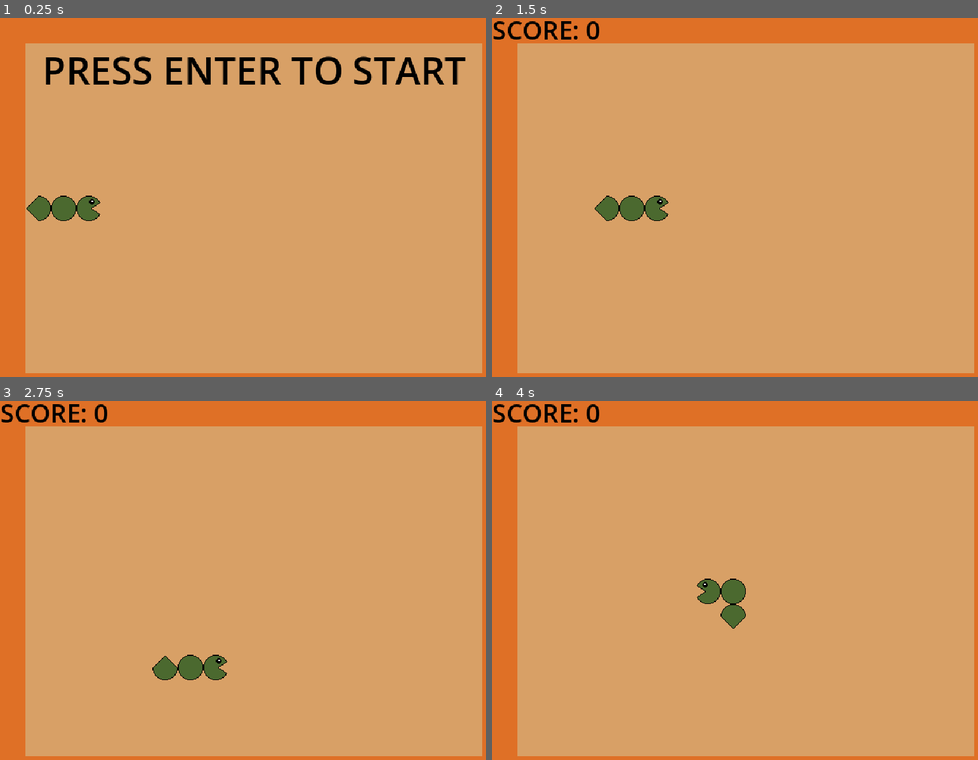
Above: before the commit, frames 1-4 (two rows, left to right).
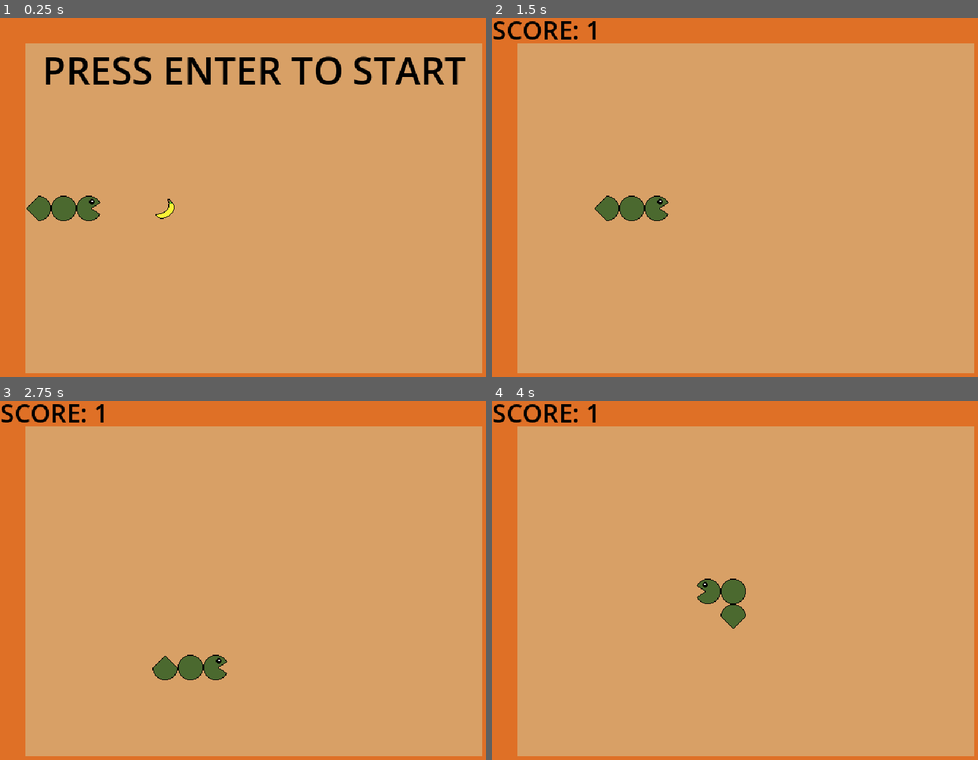
Above: after the commit, the same moments.

Repository: tkrippes/the-diabetic-pac-snake
Game: Godot game, scene res://scenes/main.tscn
Same seed, same stepped clock (60 frames per second), same inputs: the game is played once before the commit and once after it.
Inputs:
- Up to frame 1 (0.25 s): no input
- Up to frame 2 (1.5 s): tap Enter (enter) at 0.5, 0.6, 1.35 s; hold Right (move_right) 0.53-1.28 s; hold Down (move_down) from 1.28 s (still down)
- Up to frame 3 (2.75 s): release Down (move_down) at 2.03 s; hold Right (move_right) from 2.03 s (still down); tap Enter (enter) at 2.1 s
- Up to frame 4 (4 s): release Right (move_right) at 2.78 s; hold Up (move_up) 2.78-3.53 s; tap Enter (enter) at 2.85, 3.6 s; hold Left (move_left) from 3.53 s (still down)

The runs differ from the first frame. In frame 1, less than 0.1% of the frame differs, in the area x 31-36%, y 50-57%; in frame 2, less than 0.1%, in the area x 19-23%, y 0-7%; in frame 3, less than 0.1%; in frame 4, less than 0.1%.

Commit message:
feat: add one point to score when eating fruit
delete all fruits on game over
move snake to z index 1 to be on top of all fruits
add banana to world

Diff:
--- a/scenes/main.tscn
+++ b/scenes/main.tscn
@@ -11,4 +11,5 @@
 
 [node name="UserInterface" parent="." instance=ExtResource("2_0wfyh")]
 
+[connection signal="fruit_eaten" from="World" to="." method="_on_fruit_eaten"]
 [connection signal="snake_died" from="World" to="." method="_on_snake_died"]
--- a/scenes/world.tscn
+++ b/scenes/world.tscn
@@ -1,8 +1,9 @@
-[gd_scene load_steps=4 format=3 uid="uid://d1aefsrrunjab"]
+[gd_scene load_steps=5 format=3 uid="uid://d1aefsrrunjab"]
 
 [ext_resource type="Script" uid="uid://dus8anil2juab" path="res://scripts/world.gd" id="1_4wyf3"]
 [ext_resource type="PackedScene" uid="uid://dvih3eix4tmwx" path="res://scenes/arena.tscn" id="1_rwgxs"]
 [ext_resource type="PackedScene" uid="uid://cqqmj8c047o68" path="res://scenes/snake.tscn" id="2_4wyf3"]
+[ext_resource type="PackedScene" uid="uid://vidnq8u5568r" path="res://scenes/fruits/banana.tscn" id="4_k0juu"]
 
 [node name="World" type="Node2D"]
 script = ExtResource("1_4wyf3")
@@ -10,6 +11,11 @@
 [node name="Arena" parent="." instance=ExtResource("1_rwgxs")]
 
 [node name="Snake" parent="." instance=ExtResource("2_4wyf3")]
+z_index = 1
 position = Vector2(80, 240)
 
+[node name="Banana" parent="." instance=ExtResource("4_k0juu")]
+position = Vector2(208, 240)
+
 [connection signal="died" from="Snake" to="." method="_on_snake_died"]
+[connection signal="eaten" from="Banana" to="." method="_on_fruit_eaten"]
--- a/scripts/main.gd
+++ b/scripts/main.gd
@@ -26,8 +26,12 @@
 	user_interface.show_game_over_label()
 
 
+func _on_fruit_eaten() -> void:
+	_set_score(_score + 1)
+
+
 func _start_game() -> void:
-	_update_score(0)
+	_set_score(0)
 	_state = GameState.PLAYING
 	user_interface.show_score_label()
 	world.start_snake()
@@ -39,6 +43,6 @@
 	world.reset_snake()
 
 
-func _update_score(score: int) -> void:
+func _set_score(score: int) -> void:
 	_score = score
 	user_interface.update_score(_score)
--- a/scripts/world.gd
+++ b/scripts/world.gd
@@ -2,11 +2,14 @@
 extends Node2D
 
 signal snake_died
+signal fruit_eaten
 
 @onready var snake: Snake = $Snake
+@onready var banana: Fruit = $Banana
 
 
 func _on_snake_died() -> void:
+	get_tree().call_group("fruits", "queue_free")
 	snake_died.emit()
 
 
@@ -16,3 +19,7 @@
 
 func reset_snake() -> void:
 	snake.reset()
+
+
+func _on_fruit_eaten() -> void:
+	fruit_eaten.emit()
